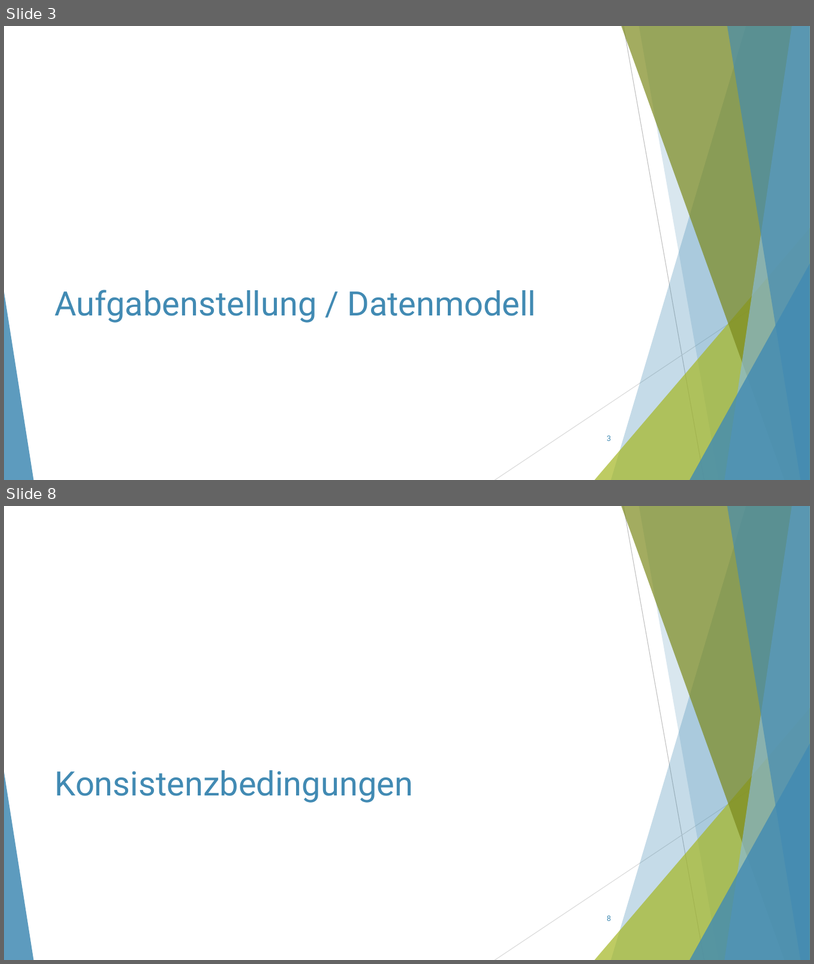
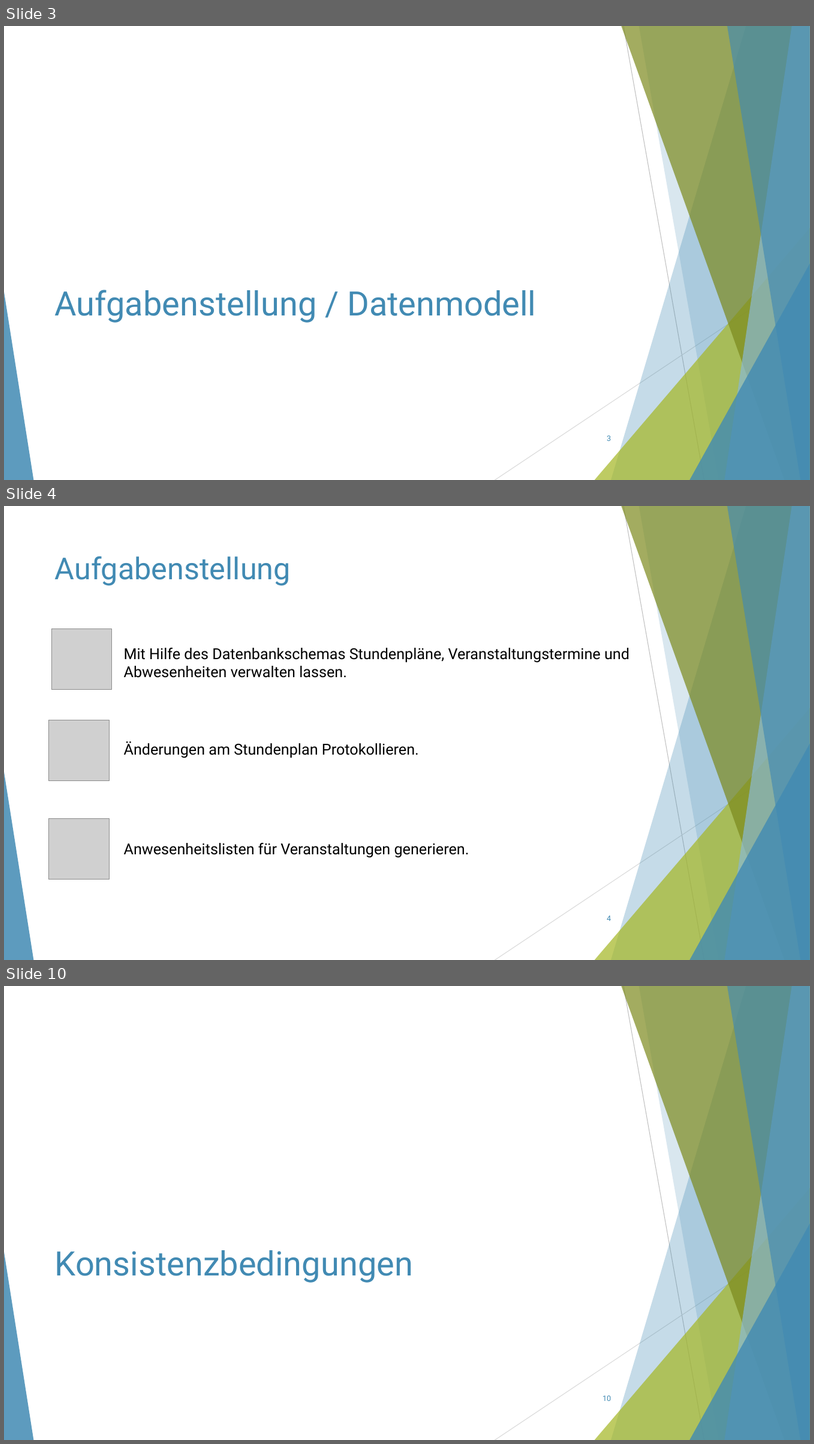
Before and after one commit to ThorbenKonopka/db_WS23_24, a slide deck: Präsentation/Präsentation.pptx. Shown one above the other, each under a label of ours: slides 3 and 8 before the commit, slides 3, 4 and 10 after it; the slides between them are not shown. The pictures are 814x964 and 814x1444 pixels, drawn with LibreOffice and Linux fonts; fonts in the diff are those of the drawing; grey boxes stand for pictures. Boxes give left, top, right and bottom in pixels: in the first picture for what was removed or moved away, otherwise in the second. Text is boxed around its words. In the diff, an @@ line names an element or a change of style, - is before the commit and + after.

```diff
--- a/Präsentation/Präsentation.pptx
+++ b/Präsentation/Präsentation.pptx
@@ slide 4 added at (4, 506, 810, 960), background #FFFFFF; not listed: 10 template elements that a slide beside it also shows @@
@@ title added at (55, 556, 291, 586), 36 pt, text #418AB3 @@
+Aufgabenstellung
@@ picture added at (51, 629, 111, 690) @@
@@ text added at (124, 648, 630, 678), 18 pt, text #000000 @@
+Mit Hilfe des Datenbankschemas Stundenpläne, Veranstaltungstermine und Abwesenheiten verwalten lassen.
@@ picture added at (49, 720, 109, 781) @@
@@ text added at (124, 741, 419, 758), 18 pt, text #000000 @@
+Änderungen am Stundenplan Protokollieren.
@@ picture added at (49, 819, 109, 879) @@
@@ text added at (124, 843, 470, 858), 18 pt, text #000000 @@
+Anwesenheitslisten für Veranstaltungen generieren.
@@ page number added at (607, 915, 611, 921), 9 pt, text #418AB3 @@
+4
@@ what was slide 8 is now slide 10 @@
@@ page number at (603, 1395, 611, 1401): text changed @@
-8
+10
```
Also in this commit, not shown: 24 slides changed, 4 other slides added, 3 slides removed.
